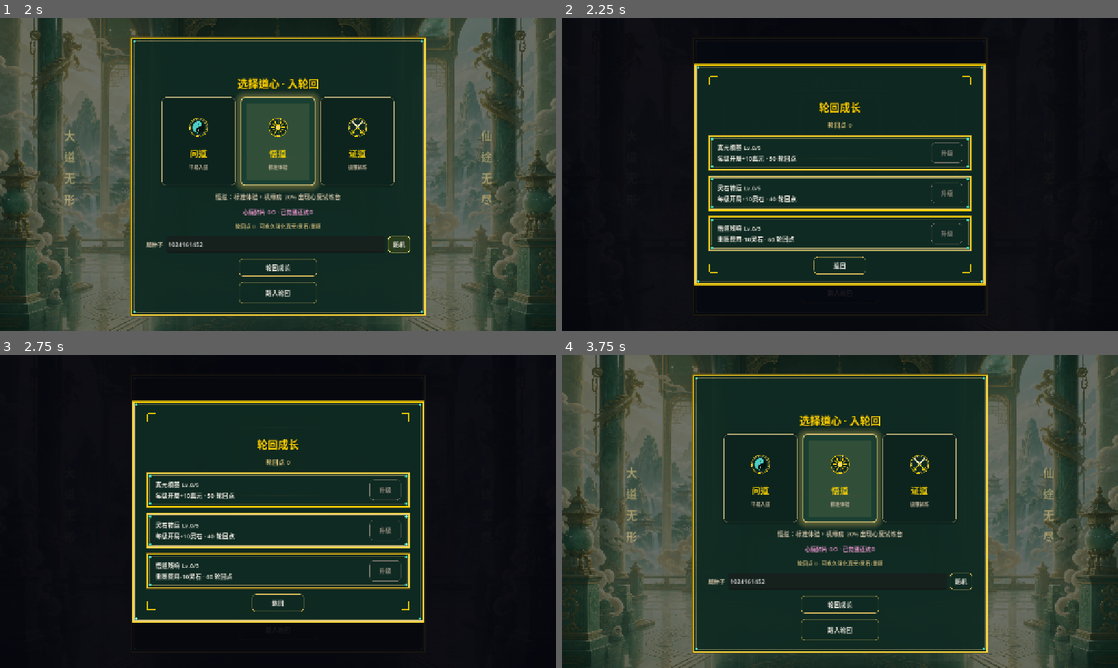
Above: before the commit, frames 1-4 (two rows, left to right).
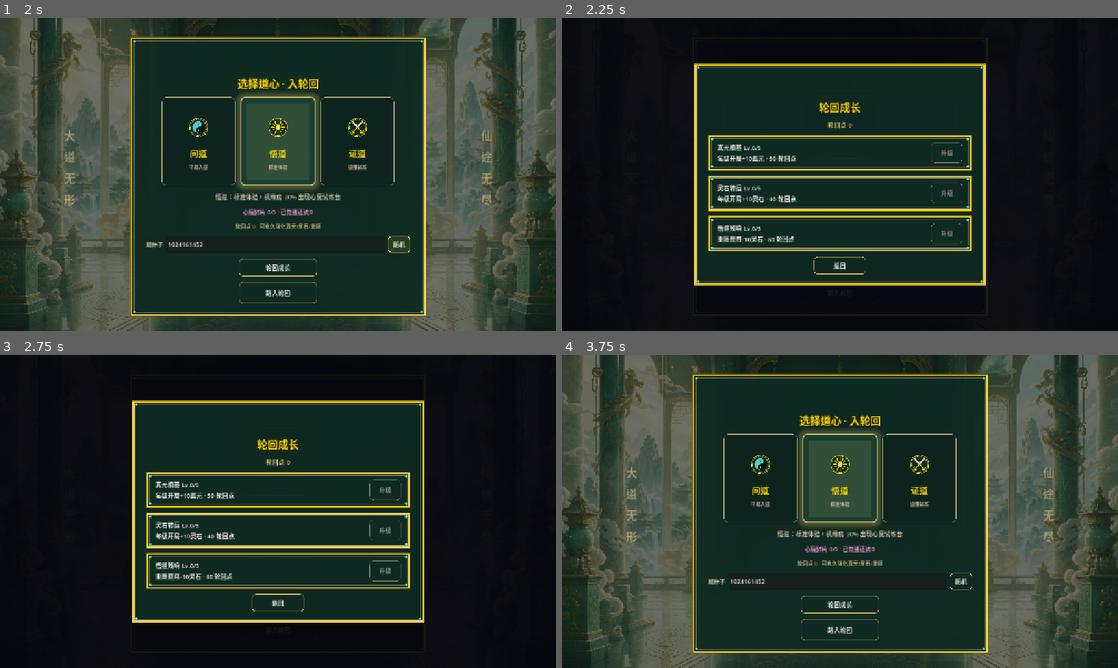
Above: after the commit, the same moments.

Repository: UnderRose520/Samsara-Ascension
Game: Godot game, scene res://scenes/main/main.tscn
Two runs of this game, one before a commit and one after it. Both use one fixed random seed, a clock stepped at 60 frames per second and the inputs below.
Inputs (mouse positions are in pixels of both pictures, inside the frame that each line leads up to):
- Up to frame 1 (2 s): click (272, 243) at 0.52 s; type "12" at 0.6 s; click "随机" at 1.25 s
- Up to frame 2 (2.25 s): click "轮回成长" at 2 s
- Up to frame 3 (2.75 s): no input
- Up to frame 4 (3.75 s): click "踏入轮回" at 2.75 s; click "返回" at 3.5 s

Frame 1 is identical in both runs. In frame 2, less than 0.1% of the frame differs, in the area x 26-74%, y 18-82%; in frame 3, less than 0.1%; in frame 4, nothing differs.

Commit message:
fix(ui): drop bright gold L-corner overlays on all panels by default
apply_panel_polish/apply_card_polish now default with_corners=false, so every
modal (affix three-choice, breakthrough, shop, result, pause, event, etc.) uses
the refined ornate ninepatch frame instead of harsh yellow corner brackets.

Co-authored-by: UnderRose520 <UnderRose520@users.noreply.github.com>

Diff:
--- a/game/ui/ui_helpers.gd
+++ b/game/ui/ui_helpers.gd
@@ -64,7 +64,8 @@
 	return corners
 
 
-static func apply_panel_polish(panel: PanelContainer, with_corners: bool = true) -> void:
+static func apply_panel_polish(panel: PanelContainer, with_corners: bool = false) -> void:
+	# 默认不再叠加亮黄 L 形角标；改用 ninepatch 自带的雕花软金边框（见 generate_2d_sprites）
 	if panel == null:
 		return
 	panel.add_theme_stylebox_override("panel", make_ninepatch_panel_style())
@@ -74,7 +75,7 @@
 			attach_gold_corners(host)
 
 
-static func apply_card_polish(card: PanelContainer, with_corners: bool = true) -> void:
+static func apply_card_polish(card: PanelContainer, with_corners: bool = false) -> void:
 	apply_panel_polish(card, with_corners)
 
 
